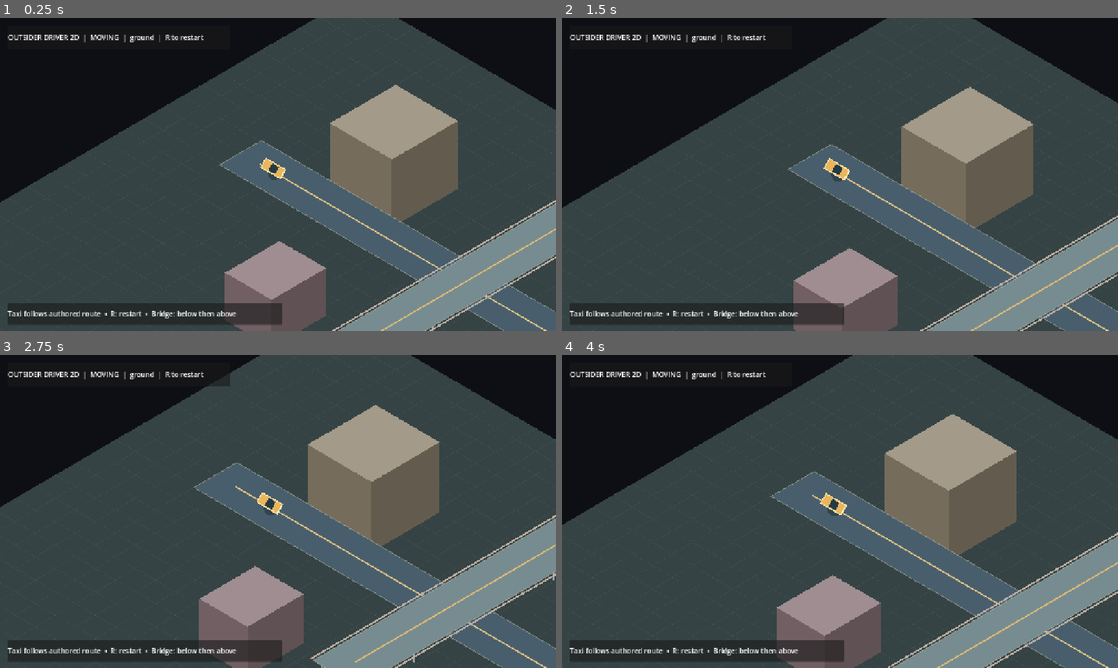
Above: before the commit, frames 1-4 (two rows, left to right).
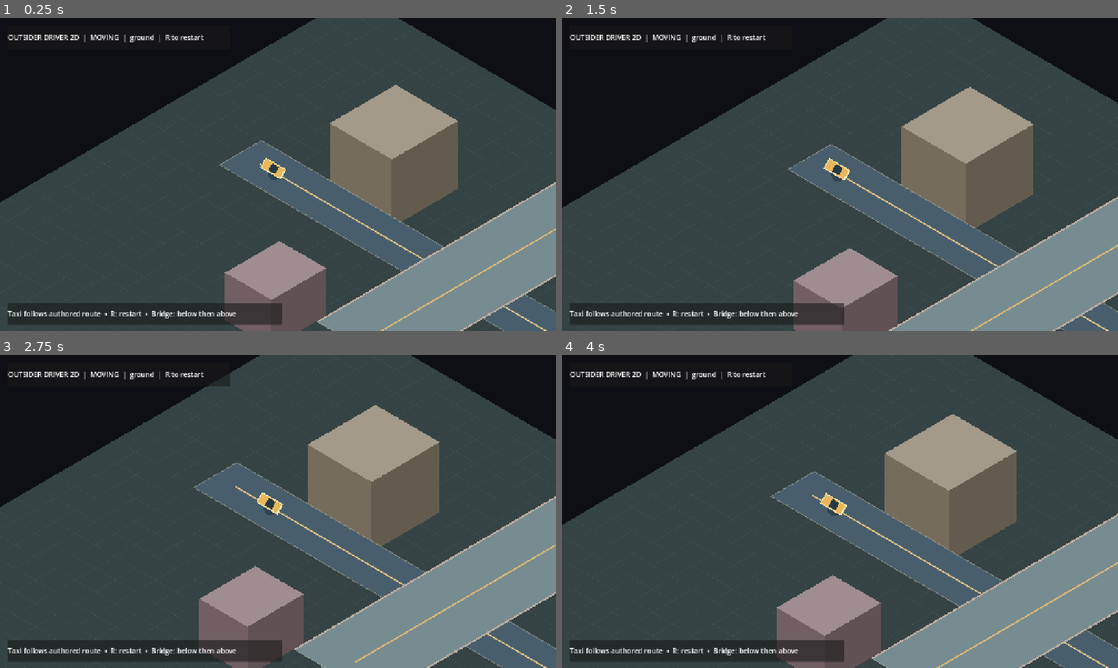
Above: after the commit, the same moments.

Repository: MohamedXIV/outsider-driver-2d
Game: Godot game, scene res://scenes/main.tscn
The game is run twice, just before and just after one commit, with the same random seed, the same clock (stepped at 60 frames per second) and the same inputs.
Inputs:
- Up to frame 1 (0.25 s): no input
- Up to frame 2 (1.5 s): tap Enter at 0.5 s; tap R at 0.6, 1.35 s
- Up to frame 3 (2.75 s): tap R at 2.1 s
- Up to frame 4 (4 s): tap R at 2.85, 3.6 s

The runs differ from the first frame. In frame 1, 4.4% of the frame differs, in the area x 57-100%, y 52-100%; in frame 2, 3.9%; in frame 3, 5.2%, in the area x 52-100%, y 45-100%; in frame 4, 4.6%.

Commit message:
test(p0): validate bridge overlap and run targeted Godot render smoke

Diff:
--- a/scripts/iso_projection.gd
+++ b/scripts/iso_projection.gd
@@ -17,3 +17,17 @@
 
 static func ground(x: float, z: float) -> Vector2:
 	return project(Vector3(x, 0.0, z))
+
+
+# One shared road footprint for drawing and geometric validation.
+static func road_quad(a: Vector3, b: Vector3, width: float) -> PackedVector2Array:
+	var travel: Vector2 = Vector2(b.x - a.x, b.z - a.z)
+	if travel.length_squared() < 0.000001:
+		return PackedVector2Array()
+	var perpendicular: Vector2 = Vector2(-travel.y, travel.x).normalized() * width * 0.5
+	return PackedVector2Array([
+		project(Vector3(a.x + perpendicular.x, a.y, a.z + perpendicular.y)),
+		project(Vector3(b.x + perpendicular.x, b.y, b.z + perpendicular.y)),
+		project(Vector3(b.x - perpendicular.x, b.y, b.z - perpendicular.y)),
+		project(Vector3(a.x - perpendicular.x, a.y, a.z - perpendicular.y))
+	])
--- a/scripts/world_view.gd
+++ b/scripts/world_view.gd
@@ -26,7 +26,7 @@
 		_draw_taxi()
 	_draw_support(Vector3(2, 0, -4))
 	_draw_support(Vector3(2, 0, 3))
-	_draw_road(Vector3(2, 1, -7), Vector3(2, 1, 7), 2.25, Color("778c90"))
+	_draw_road(Vector3(2, 1, -7), Vector3(2, 1, 7), 4.1, Color("778c90"))
 	_draw_road_line(Vector3(2, 1, -6), Vector3(2, 1, 6), Color("e6bd74"))
 	_draw_bridge_edge(Vector3(2, 1, -7), Vector3(2, 1, 7))
 	if taxi_world.y >= 0.50:
@@ -48,18 +48,13 @@
 
 
 func _draw_road(a: Vector3, b: Vector3, width: float, tint: Color) -> void:
-	var tangent: Vector2 = Vector2(b.x - a.x, b.z - a.z).normalized()
-	if tangent.length_squared() < 0.001:
+	var corners: PackedVector2Array = IsoProjection.road_quad(a, b, width)
+	if corners.is_empty():
 		return
-	var lateral: Vector2 = Vector2(-tangent.y, tangent.x) * width * 0.5
-	var corners: PackedVector2Array = PackedVector2Array([
-		IsoProjection.project(Vector3(a.x + lateral.x, a.y, a.z + lateral.y)),
-		IsoProjection.project(Vector3(b.x + lateral.x, b.y, b.z + lateral.y)),
-		IsoProjection.project(Vector3(b.x - lateral.x, b.y, b.z - lateral.y)),
-		IsoProjection.project(Vector3(a.x - lateral.x, a.y, a.z - lateral.y))
-	])
 	draw_colored_polygon(corners, tint)
-	draw_polyline(corners + PackedVector2Array([corners[0]]), Color("b7b7a0", 0.52), 2.0)
+	var outline: PackedVector2Array = corners.duplicate()
+	outline.append(corners[0])
+	draw_polyline(outline, Color("b7b7a0", 0.52), 2.0)
 
 
 func _draw_road_line(a: Vector3, b: Vector3, tint: Color) -> void:
@@ -74,7 +69,7 @@
 
 
 func _draw_bridge_edge(a: Vector3, b: Vector3) -> void:
-	var side: Vector3 = Vector3(1.25, 0, 0)
+	var side: Vector3 = Vector3(2.05, 0, 0)
 	var left_a: Vector2 = IsoProjection.project(a - side)
 	var left_b: Vector2 = IsoProjection.project(b - side)
 	var right_a: Vector2 = IsoProjection.project(a + side)
@@ -117,7 +112,9 @@
 	])
 	draw_circle(center + Vector2(3, 12), 17.0, Color("071015", 0.35))
 	draw_colored_polygon(polygon, Color("eab65c"))
-	draw_polyline(polygon + PackedVector2Array([polygon[0]]), Color("fbe4a9"), 2.5)
+	var outline: PackedVector2Array = polygon.duplicate()
+	outline.append(polygon[0])
+	draw_polyline(outline, Color("fbe4a9"), 2.5)
 	draw_colored_polygon(PackedVector2Array([
 		center + heading * 11 + sideways * 10,
 		center + heading * 11 - sideways * 10,
--- a/tests/test_core.gd
+++ b/tests/test_core.gd
@@ -6,6 +6,18 @@
 	var elevated: Vector2 = IsoProjection.project(Vector3(2, 1, 0))
 	assert(is_equal_approx(ground.x, elevated.x), "Elevation cannot change map x.")
 	assert(is_equal_approx(ground.y - elevated.y, IsoProjection.LEVEL_HEIGHT), "Elevation projection incorrect.")
+
+	# An actual screen-space overlap must exist at the underpass.
+	# Drawing the deck later is not enough if it projects away from the taxi.
+	var deck: PackedVector2Array = IsoProjection.road_quad(
+		Vector3(2, 1, -7), Vector3(2, 1, 7), 4.1
+	)
+	assert(Geometry2D.is_point_in_polygon(
+		IsoProjection.project(Vector3(2, 0, 0)) + Vector2(0, -8), deck
+	), "Projected bridge deck misses the taxi underpass.")
+	assert(not Geometry2D.is_point_in_polygon(
+		IsoProjection.project(Vector3(-10, 0, 0)), deck
+	), "Bridge covers the route start unexpectedly.")
 
 	var points: Array[Vector3] = [Vector3.ZERO, Vector3(1, 0, 0), Vector3(1, 1, 0)]
 	var ride: TaxiRide = TaxiRide.new(points)
Not shown, added: .github/workflows/p0-godot-validation.yml
Not shown, changed: docs/P0_VALIDATION.md
